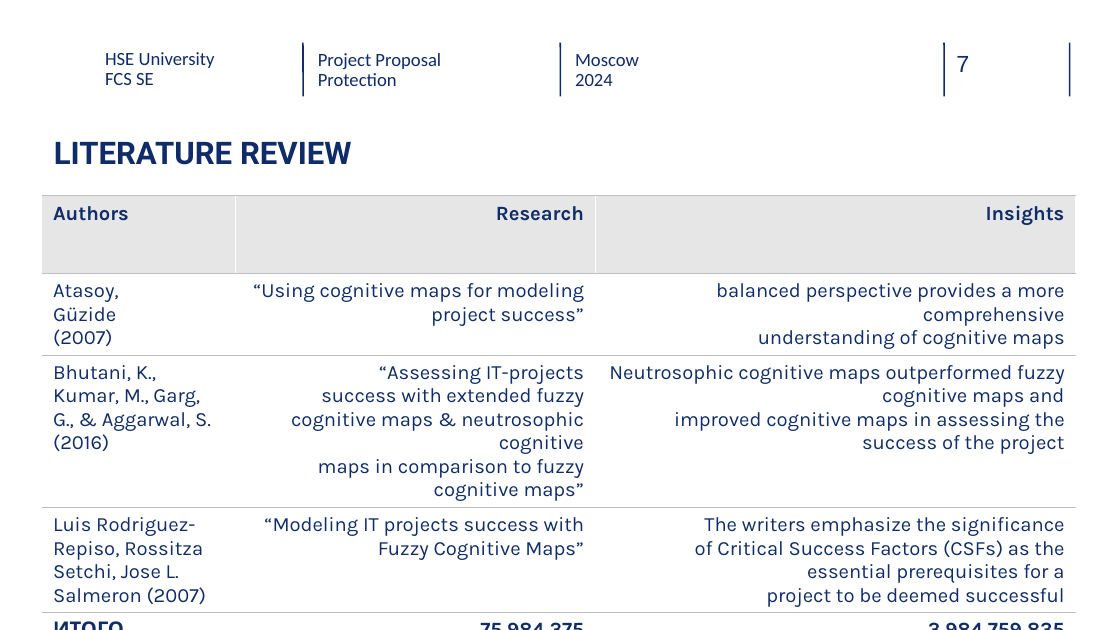
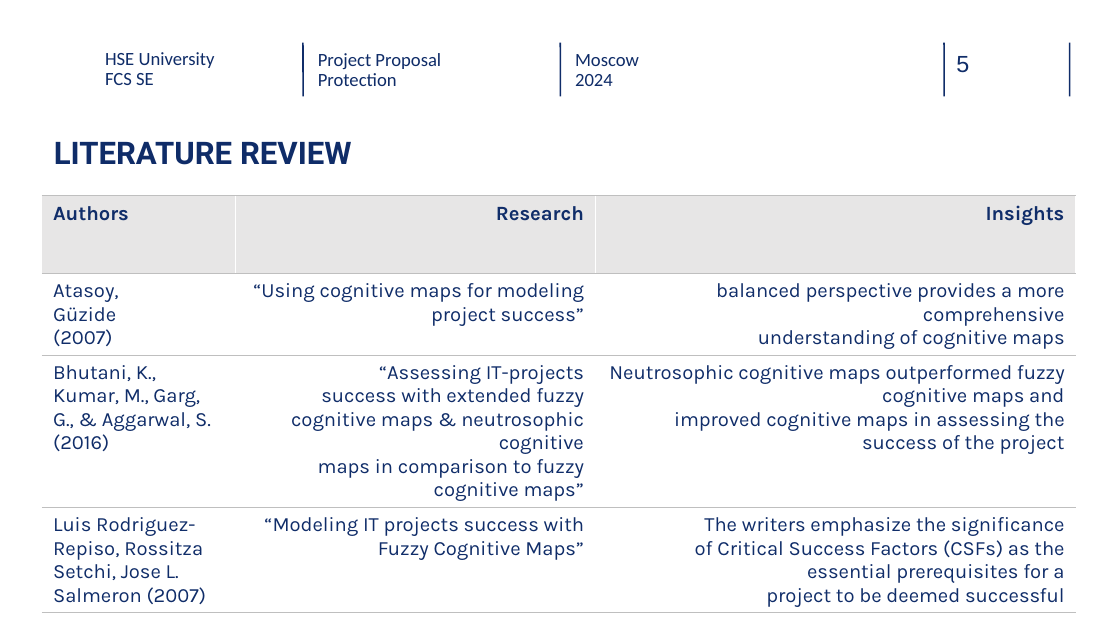
Before and after one commit to NikPeg/modeling_perception_success_factors, a slide deck: slide 5 of PP_presentation.pptx (slide 7 before the commit). Drawn at 1120x630 pixels with LibreOffice and Linux fonts; fonts in the diff are those of the drawing; background and template pictures are left out. Boxes give left, top, right and bottom in pixels: in the first picture for what was removed or moved away, otherwise in the second. Text is boxed around its words. In the diff, an @@ line names an element or a change of style, - is before the commit and + after.

```diff
--- a/PP_presentation.pptx
+++ b/PP_presentation.pptx
@@ page number at (956, 56, 969, 73): text changed @@
-7
+5
@@ table at (41, 196, 1075, 630) @@
-row 5: ИТОГО | 75 984 375 | 3 984 759 835
+row 5:  |  | 
```
Also in this commit, not shown: 5 other files.
